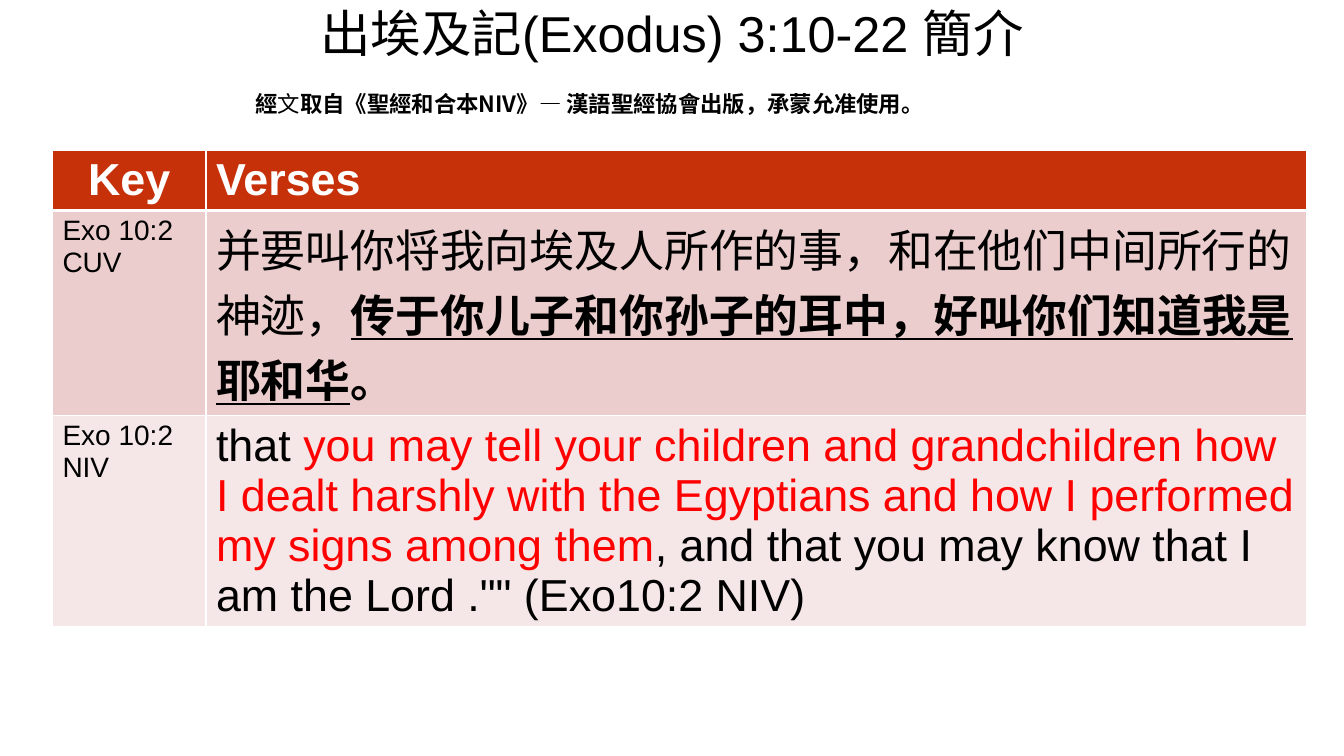
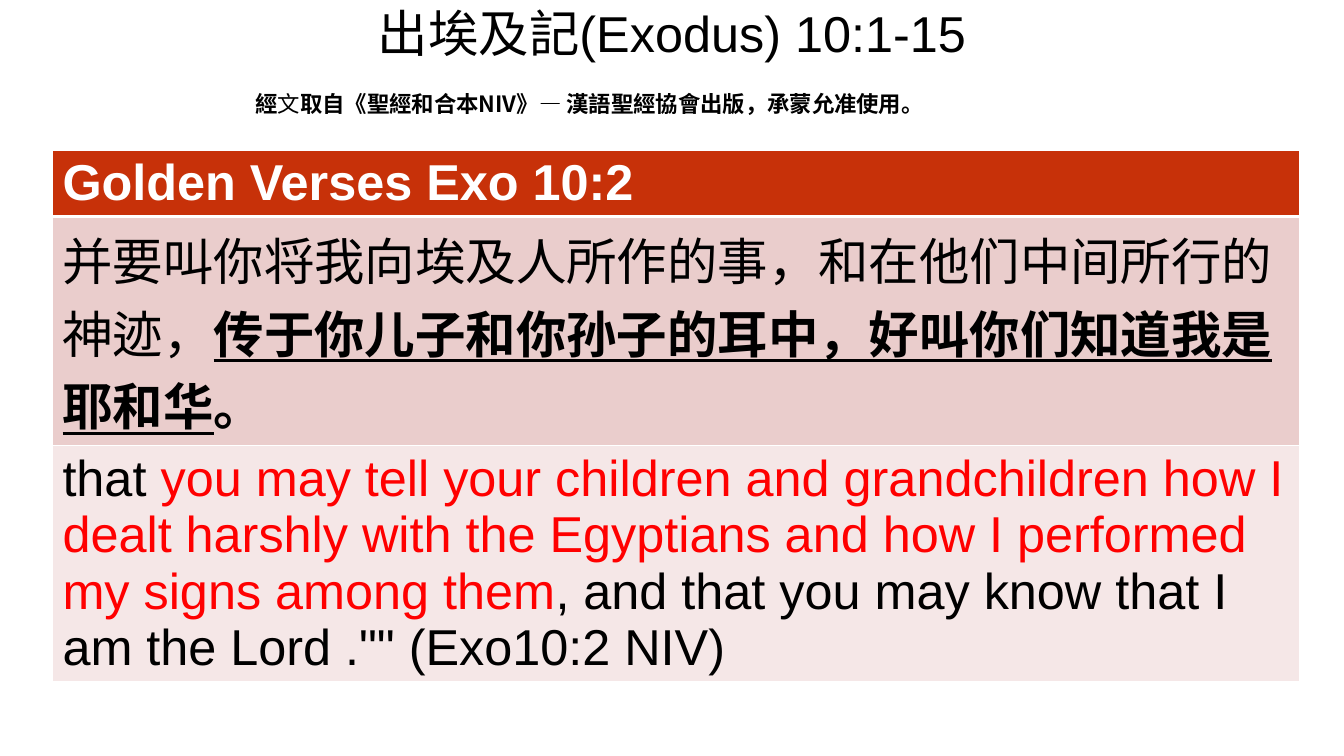
Before and after one commit to wdingbox/accc_2025_pp, a slide deck: slide 3 of ppt/Exodus/exo10_1_15.pptx (slide 4 before the commit). Drawn at 1344x756 pixels with LibreOffice and Linux fonts; fonts in the diff are those of the drawing; background and template pictures are left out. Boxes give left, top, right and bottom in pixels: in the first picture for what was removed or moved away, otherwise in the second. Text is boxed around its words. In the diff, an @@ line names an element or a change of style, - is before the commit and + after.

Commit message:
new file:   exo10_16_29.htm new file:   exo10_16_29.pdf new file:   exo10_16_29.pptx modified:   exo10_1_15.htm modified:   exo10_1_15.pdf modified:   exo10_1_15.pptx new file:   index.htm

```diff
--- a/ppt/Exodus/exo10_1_15.pptx
+++ b/ppt/Exodus/exo10_1_15.pptx
@@ title at (378, 9, 966, 63): text changed @@
-出埃及記(Exodus) 3:10-22 簡介
+出埃及記(Exodus) 10:1-15
@@ table at (52, 150, 1301, 679) @@
-column 1: Key | Exo 10:2 CUV | Exo 10:2 NIV
-column 2: Verses | 并要叫你将我向埃及人所作的事，和在他们中间所行的神迹，传于你儿子和你孙子的耳中，好叫你们知道我是耶和华。 | that you may tell your children and grandchildren how I dealt harshly with the Egyptians and how I performed my signs among them, and that you may know that I am the Lord ."" (Exo10:2 NIV)
+column 1: Golden Verses Exo 10:2 | 并要叫你将我向埃及人所作的事，和在他们中间所行的神迹，传于你儿子和你孙子的耳中，好叫你们知道我是耶和华。 | that you may tell your children and grandchildren how I dealt harshly with the Egyptians and how I performed my signs among them, and that you may know that I am the Lord ."" (Exo10:2 NIV)
@@ table: place and size @@
-table at (52, 150, 1307, 624)
+table at (52, 150, 1301, 679)
```
Also in this commit, not shown: 2 other slides changed, 2 slides added, 3 slides removed, 5 other files.
